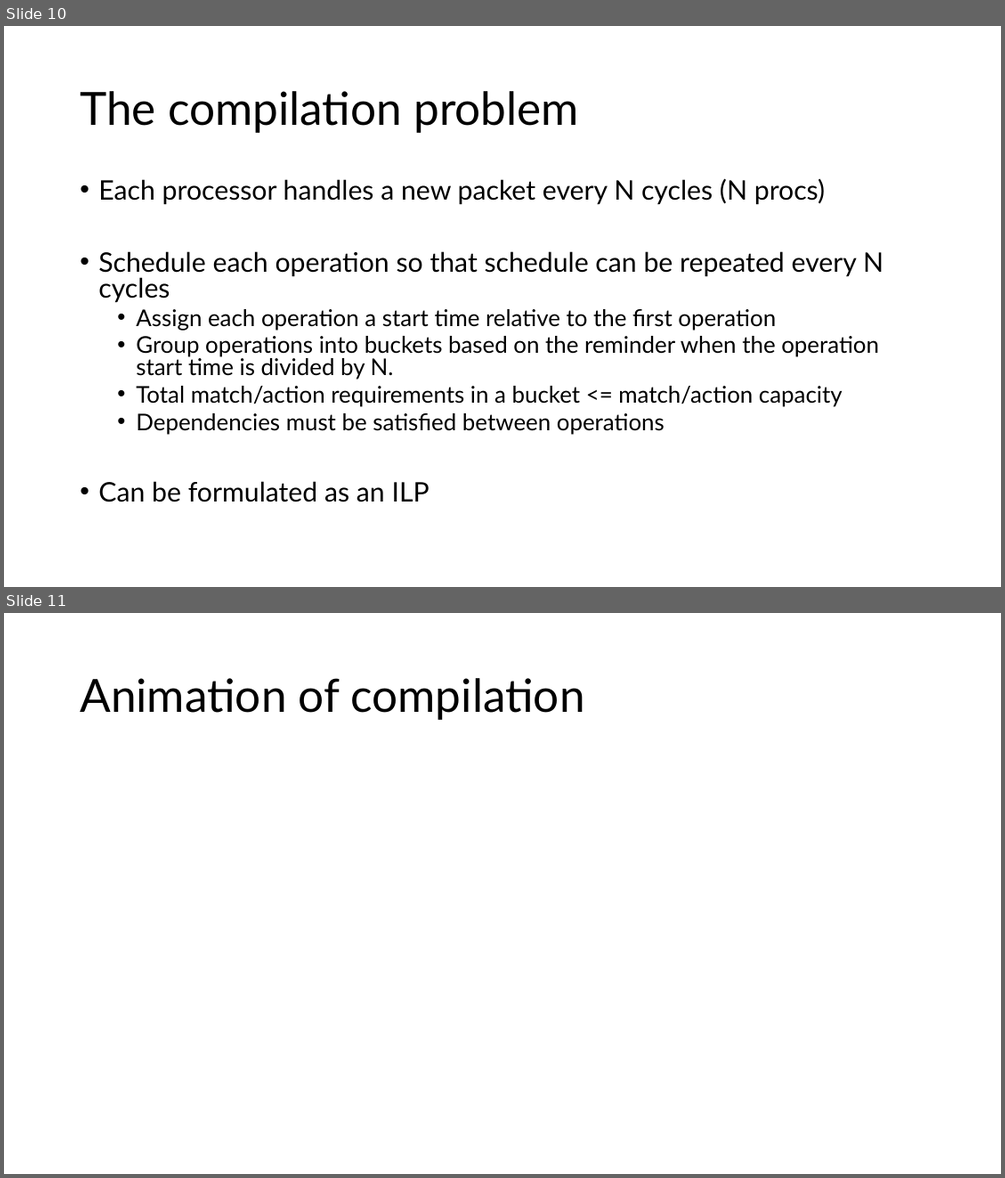
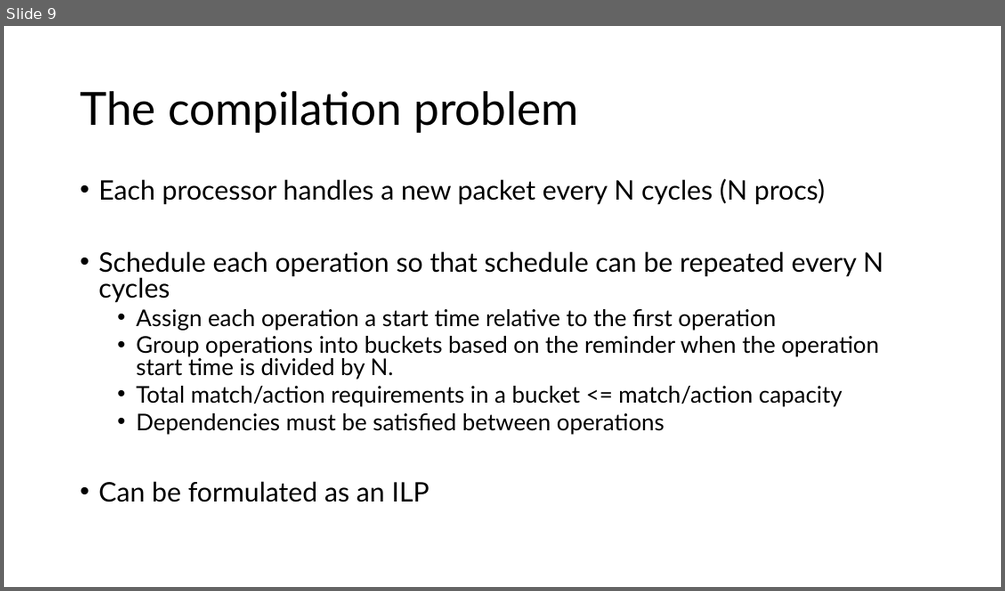
Before and after one commit to anirudhSK/drmt_talk, a slide deck: drmt.pptx. Shown one above the other, each under a label of ours: slides 10 and 11 before the commit, slide 9 after it. The pictures are 1005x1178 and 1005x591 pixels, drawn with LibreOffice and Linux fonts; fonts in the diff are those of the drawing. Boxes give left, top, right and bottom in pixels: in the first picture for what was removed or moved away, otherwise in the second. Text is boxed around its words. In the diff, an @@ line names an element or a change of style, - is before the commit and + after.

```diff
--- a/drmt.pptx
+++ b/drmt.pptx
@@ slide 11 removed at (x1=4, y1=613, x2=1001, y2=1174), background #FFFFFF @@
@@ title removed at (x1=80, y1=678, x2=585, y2=720) @@
-Animation of compilation
@@ what was slide 10 is now slide 9 @@
```
Also in this commit, not shown: 3 slides changed, 13 slides added, 3 other slides removed.
